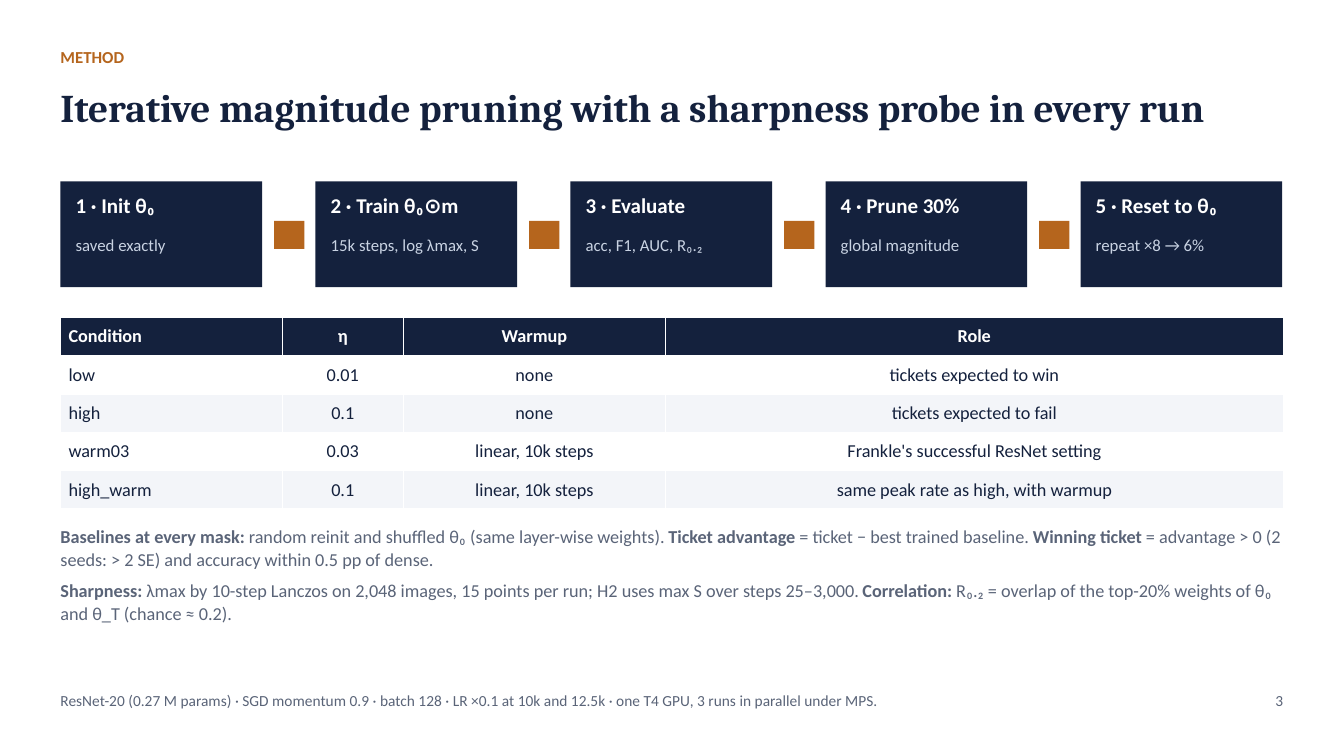
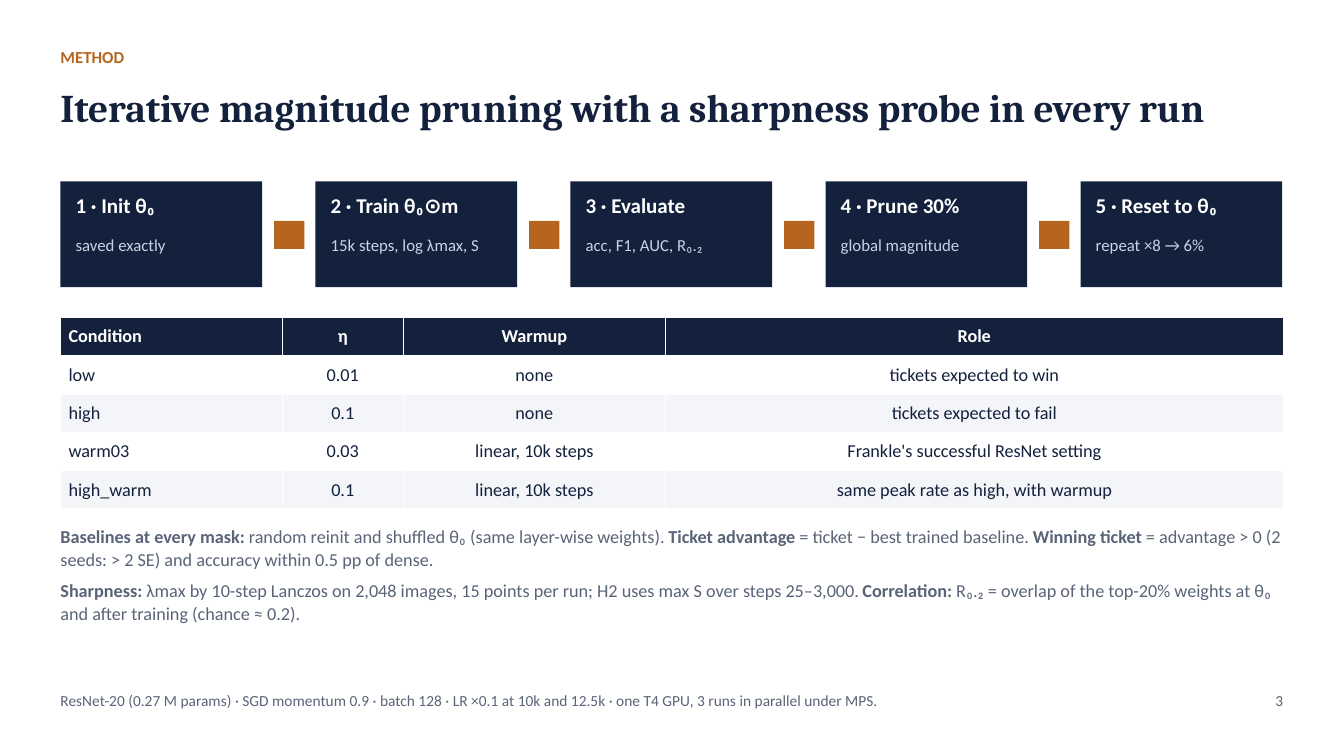
Before and after one commit to kneat2448/LTH-ML-final, a slide deck: slide 3 of report/LTH_Warmup_Final.pptx. Drawn at 1344x756 pixels with LibreOffice and Linux fonts; fonts in the diff are those of the drawing. Boxes give left, top, right and bottom in pixels: in the first picture for what was removed or moved away, otherwise in the second. Text is boxed around its words. In the diff, an @@ line names an element or a change of style, - is before the commit and + after.

```diff
--- a/report/LTH_Warmup_Final.pptx
+++ b/report/LTH_Warmup_Final.pptx
@@ text at <box>60,584,1271,623</box>: text changed @@
-Sharpness: λmax by 10-step Lanczos on 2,048 images, 15 points per run; H2 uses max S over steps 25–3,000. Correlation: R₀.₂ = overlap of the top-20% weights of θ₀ and θ_T (chance ≈ 0.2).
+Sharpness: λmax by 10-step Lanczos on 2,048 images, 15 points per run; H2 uses max S over steps 25–3,000. Correlation: R₀.₂ = overlap of the top-20% weights at θ₀ and after training (chance ≈ 0.2).
```
Also in this commit, not shown: 4 other slides changed, 7 other files.
